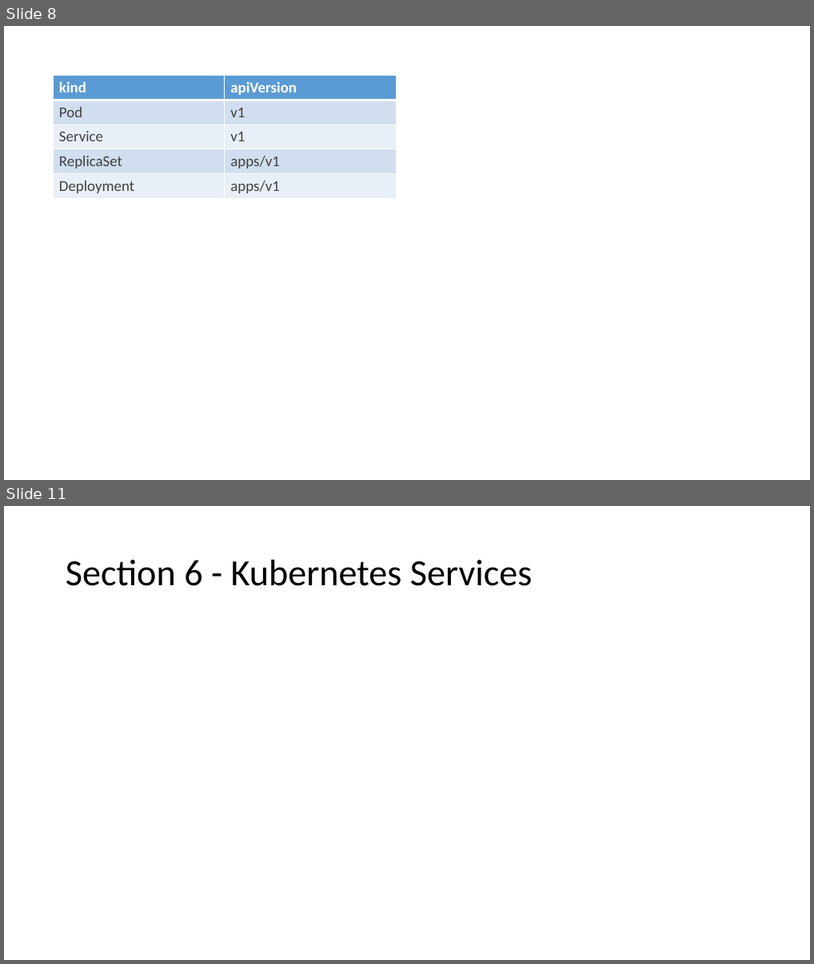
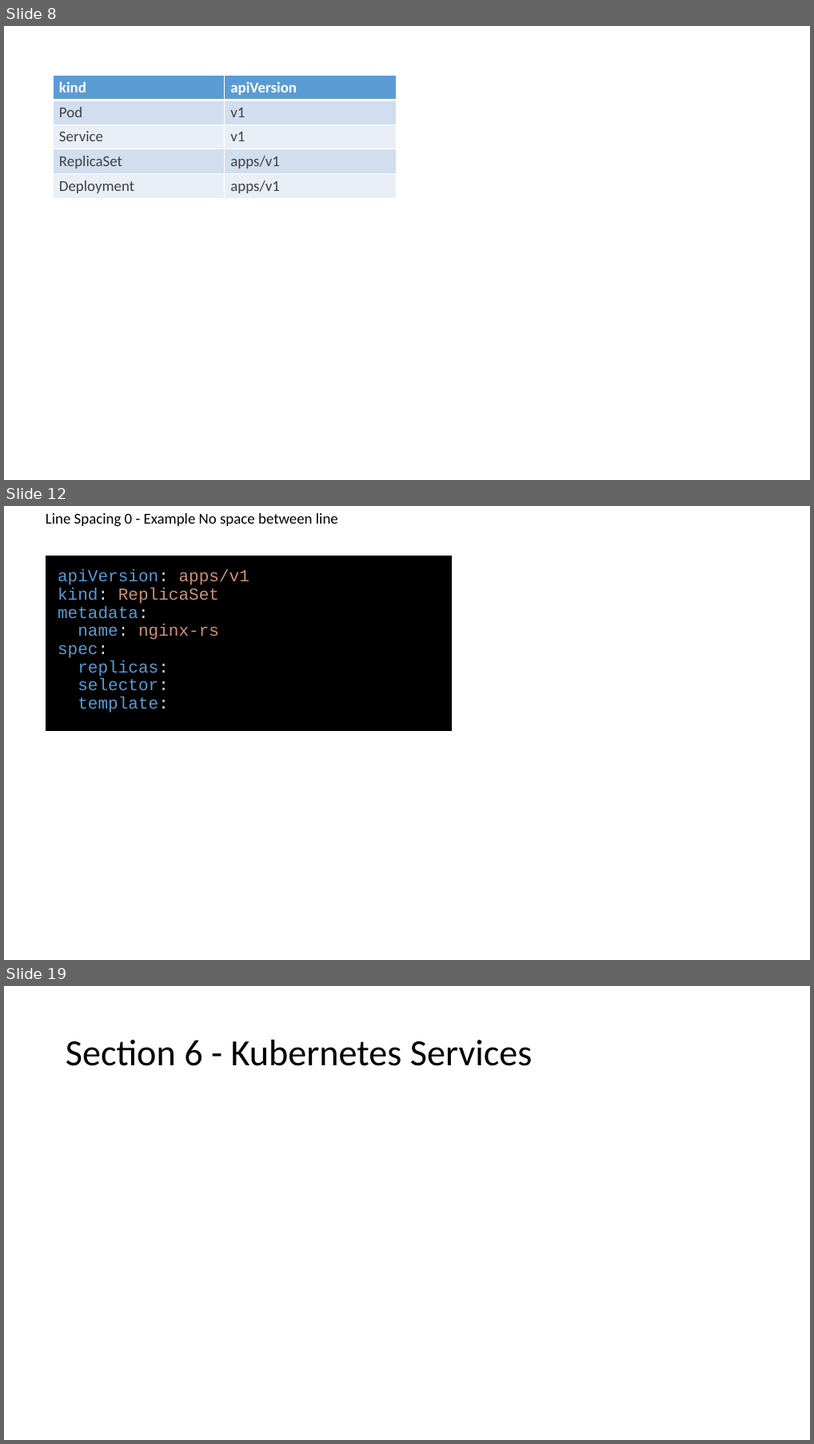
Before and after one commit to gerassimos/kgs, a slide deck: docs/images/slides_images.pptx. Shown one above the other, each under a label of ours: slides 8 and 11 before the commit, slides 8, 12 and 19 after it; the slides between them are not shown. The pictures are 814x964 and 814x1444 pixels, drawn with LibreOffice and Linux fonts; fonts in the diff are those of the drawing. Boxes give left, top, right and bottom in pixels: in the first picture for what was removed or moved away, otherwise in the second. Text is boxed around its words. In the diff, an @@ line names an element or a change of style, - is before the commit and + after.

```diff
--- a/docs/images/slides_images.pptx
+++ b/docs/images/slides_images.pptx
@@ slide 12 added at (4,506,810,960), background #FFFFFF @@
@@ text added at (46,513,338,527), 18 pt, text #000000 @@
+Line Spacing 0 - Example No space between line
@@ rectangle added at (46,556,452,731), fill #000000, 20 pt, text #569CD6 @@
+apiVersion: apps/v1
+kind: ReplicaSet
+metadata:
+name: nginx-rs
+spec:
+replicas:
+selector:
+template:
@@ what was slide 11 is now slide 19 @@
```
Also in this commit, not shown: 2 slides changed, 7 other slides added, 8 other files.
